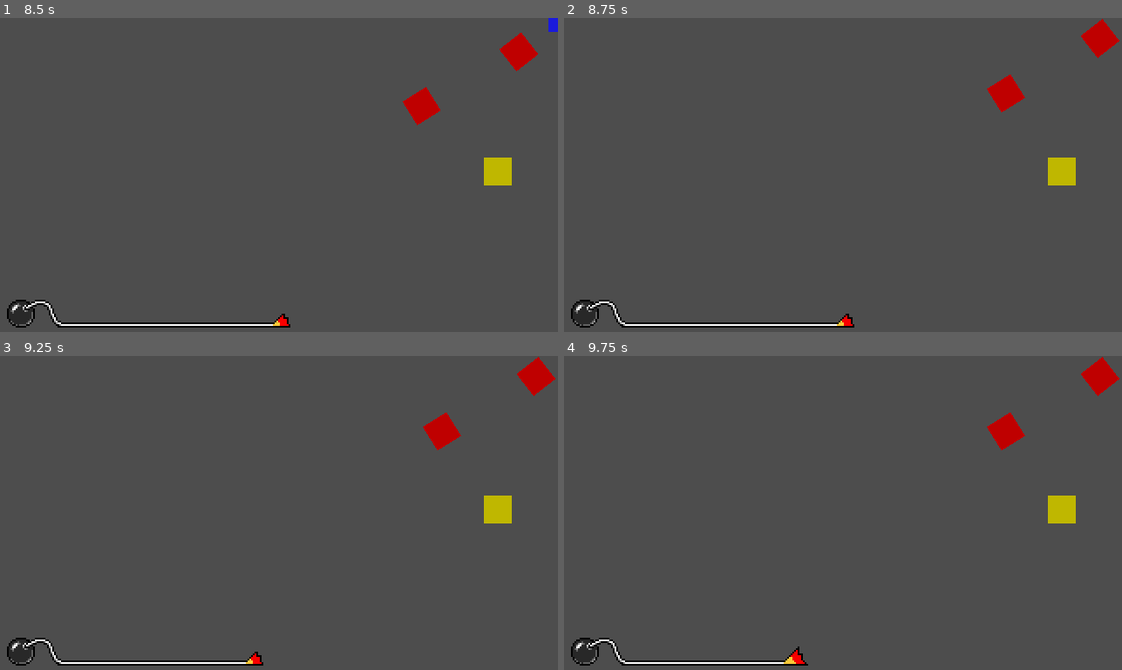
Above: before the commit, frames 1-4 (two rows, left to right).
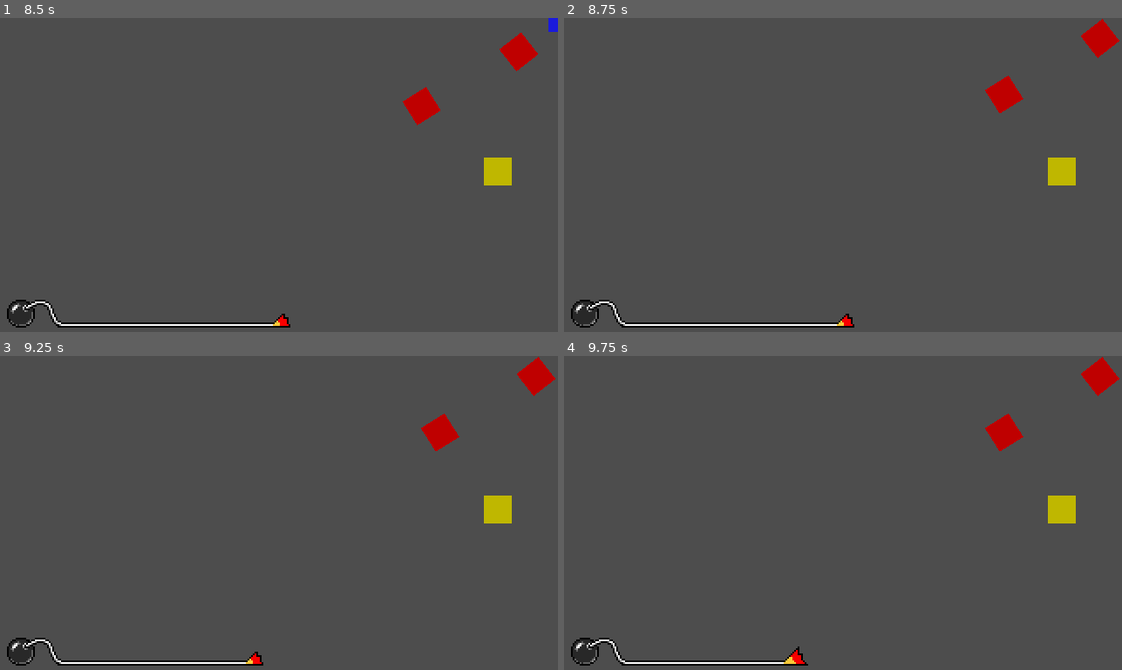
Above: after the commit, the same moments.

Repository: MuizHamzat/MicroGame
Game: Godot game, scene res://scenes/main/main.tscn
Same seed, same stepped clock (60 frames per second), same inputs: the game is played once before the commit and once after it. Sound files missing from this copy of the repository are replaced by a short silence.
Inputs (mouse positions are in pixels of both pictures, inside the frame that each line leads up to):
- Up to frame 1 (8.5 s): click "Start" at 0.5 s; move the mouse to (251, 237) at 1.27 s; hold W (keyboard_up) 1.28-2.78 s; click (251, 237) at 1.42 s; move the mouse to (446, 222) at 2.02 s; move the mouse to (111, 127) at 2.77 s; hold A (keyboard_left) 2.78-4.28 s; move the mouse to (306, 175) at 3.52 s; click (306, 175) at 3.67 s; move the mouse to (195, 96) at 4.27 s; hold S (keyboard_down) 4.28-5.03 s; move the mouse to (401, 159) at 5.02 s; hold D (keyboard_right) 5.03-5.78 s; move the mouse to (167, 190) at 5.77 s; hold W (keyboard_up) 5.78-6.53 s; click (167, 190) at 5.92 s; move the mouse to (334, 105) at 6.52 s; hold D (keyboard_right) from 6.53 s (still down); move the mouse to (251, 237) at 7.27 s; move the mouse to (446, 222) at 8.02 s; click (446, 222) at 8.17 s
- Up to frame 2 (8.75 s): keep holding D (keyboard_right)
- Up to frame 3 (9.25 s): move the mouse to (111, 465) at 8.77 s; release D (keyboard_right) at 8.78 s; hold S (keyboard_down) from 8.78 s (still down)
- Up to frame 4 (9.75 s): move the mouse to (870, 513) at 9.52 s; release S (keyboard_down) at 9.53 s; hold A (keyboard_left) from 9.53 s (still down)

Frame 1 is identical in both runs. In frame 2, less than 0.1% of the frame differs, in the area x 75-83%, y 18-31%; in frame 3, less than 0.1%; in frame 4, less than 0.1%.
Error before the commit: Parse Error: Expected grouping expression. (res://microgames/RideOrDie/scripts/prize.gd:9)

Commit message:
Fixed enemies killing player

Diff:
--- a/MacGDC Microgame Jam 2024 Template/microgames/RideOrDie/scripts/enemy.gd
+++ b/MacGDC Microgame Jam 2024 Template/microgames/RideOrDie/scripts/enemy.gd
@@ -1,13 +1,12 @@
 extends CharacterBody2D
 
 @onready var target = $"../Player"
-var target_alive = true
 var speed = 150
 
 signal kill
 
 func _physics_process(delta):
-	if target_alive:
+	if Globals.target_alive:
 		var direction = (target.position-position).normalized()
 		velocity = direction * speed
 		look_at(target.position) #This makes the enemy actually face the player
@@ -20,11 +19,11 @@
 
 
 
-func _on_kill_zone_body_entered(body: Node2D) -> void:
+func _on_kill_zone_body_entered(body):
 	if body.name == "Player":
+		Globals.target_alive = false
 		body.kill()
 		kill.emit()
-		target_alive = false
 
 	# Must be deferred as we can't change physics properties on a physics callback.
 	#$"../Player".set_deferred("disabled", true)
--- /dev/null
+++ b/MacGDC Microgame Jam 2024 Template/microgames/RideOrDie/scripts/globals.gd
@@ -0,0 +1,4 @@
+extends Node
+
+
+var target_alive = true
--- a/MacGDC Microgame Jam 2024 Template/microgames/RideOrDie/scripts/prize.gd
+++ b/MacGDC Microgame Jam 2024 Template/microgames/RideOrDie/scripts/prize.gd
@@ -6,8 +6,9 @@
 # Called every frame. 'delta' is the elapsed time since the previous frame.
 func _process(delta):
 	# Makes the coin stick to the enemy
-	if ():
-		position = gold_enemy.position
+	pass
+	#if ():
+		#position = gold_enemy.position
 
 
 func _on_body_entered(body):
--- a/MacGDC Microgame Jam 2024 Template/project.godot
+++ b/MacGDC Microgame Jam 2024 Template/project.godot
@@ -15,6 +15,10 @@
 config/features=PackedStringArray("4.3", "GL Compatibility")
 boot_splash/bg_color=Color(0.133333, 0.12549, 0.203922, 1)
 config/icon="res://icon.png"
+
+[autoload]
+
+Globals="*res://microgames/RideOrDie/scripts/globals.gd"
 
 [display]
 
Not shown: 1 places in MacGDC Microgame Jam 2024 Template/microgames/RideOrDie/scenes/prize.tscn that only renumber resources
Not shown, added: MacGDC Microgame Jam 2024 Template/microgames/RideOrDie/scenes/mai50B9.tmp
